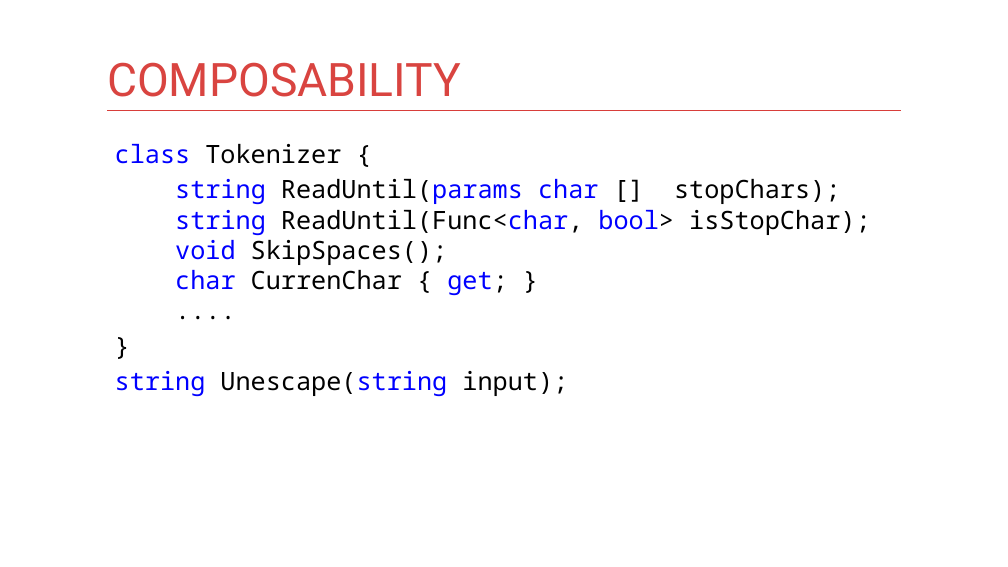
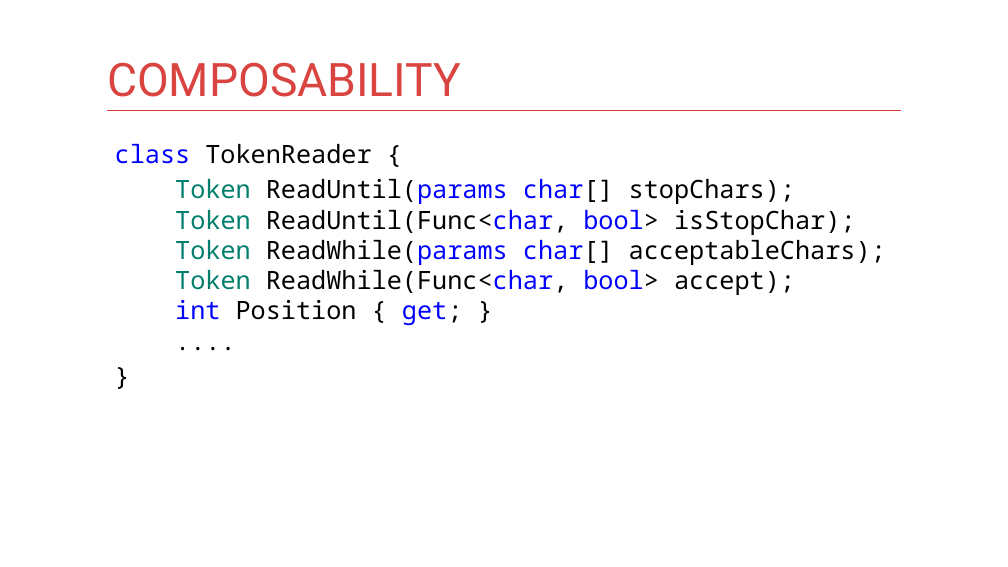
Before and after one commit to kontur-courses/clean-code, a slide deck: slide 16 of clean-code.pptx. Drawn at 1008x567 pixels with LibreOffice and Linux fonts; fonts in the diff are those of the drawing. Boxes give left, top, right and bottom in pixels: in the first picture for what was removed or moved away, otherwise in the second. Text is boxed around its words. In the diff, an @@ line names an element or a change of style, - is before the commit and + after.

Commit message:
Small slides improvements (TokenReader)

```diff
--- a/clean-code.pptx
+++ b/clean-code.pptx
@@ text at (115, 144, 886, 325): text changed @@
-class Tokenizer {
-string ReadUntil(params char [] stopChars);
-string ReadUntil(Func<char, bool> isStopChar);
-void SkipSpaces();
-char CurrenChar { get; }
-....
+class TokenReader {
+Token ReadUntil(params char[] stopChars);
+Token ReadUntil(Func<char, bool> isStopChar);
+Token ReadWhile(params char[] acceptableChars);
+Token ReadWhile(Func<char, bool> accept);
+int Position { get; }
+....
@@ text at (115, 371, 568, 396): paragraph removed @@
-string Unescape(string input);
```
Also in this commit, not shown: 8 other slides changed, 1 slide added.
